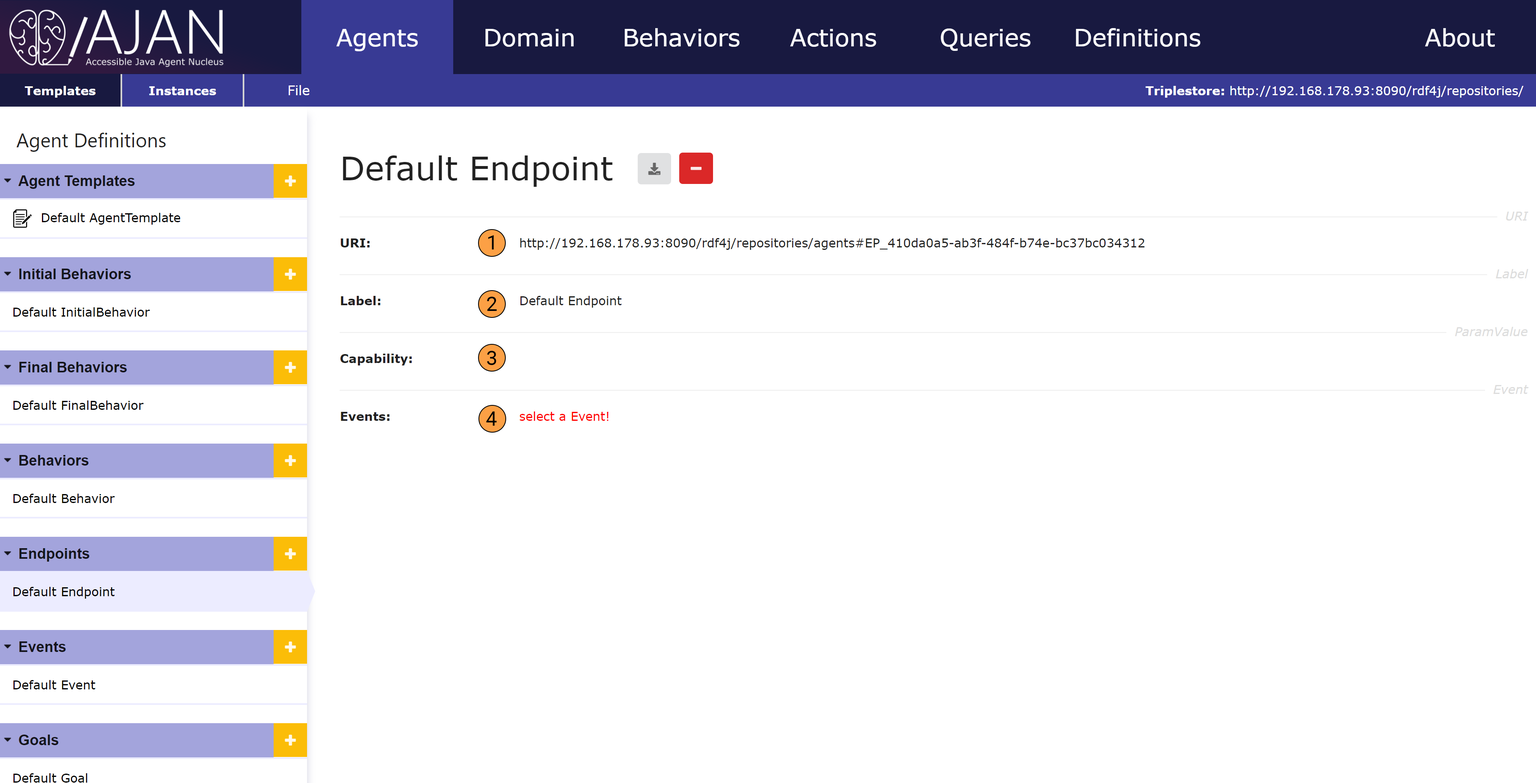
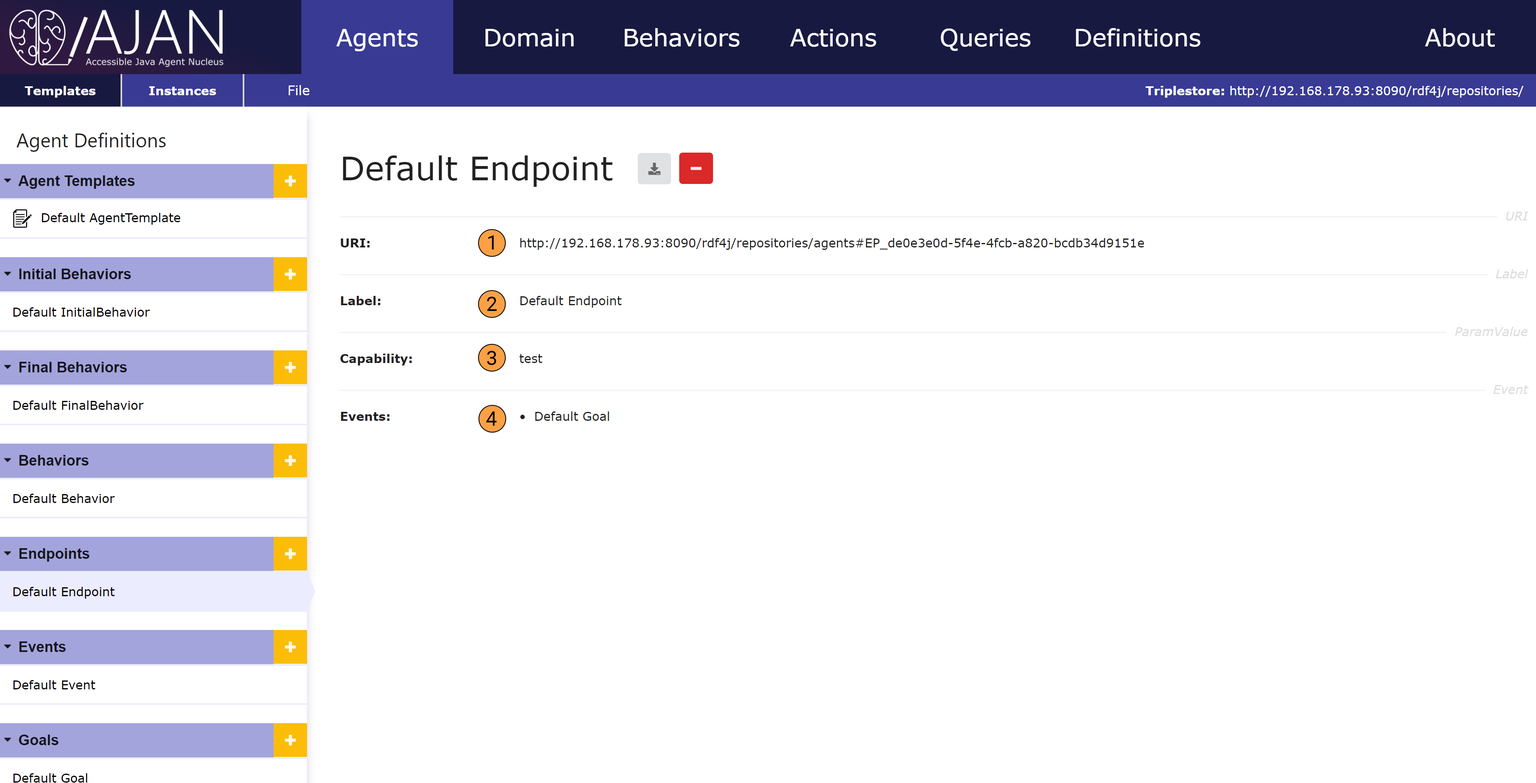
Revision of a layered w=1536, h=783 image; what changed, layer by layer:
painted on "Ebene 1" over (519, 238, 1145, 422)
